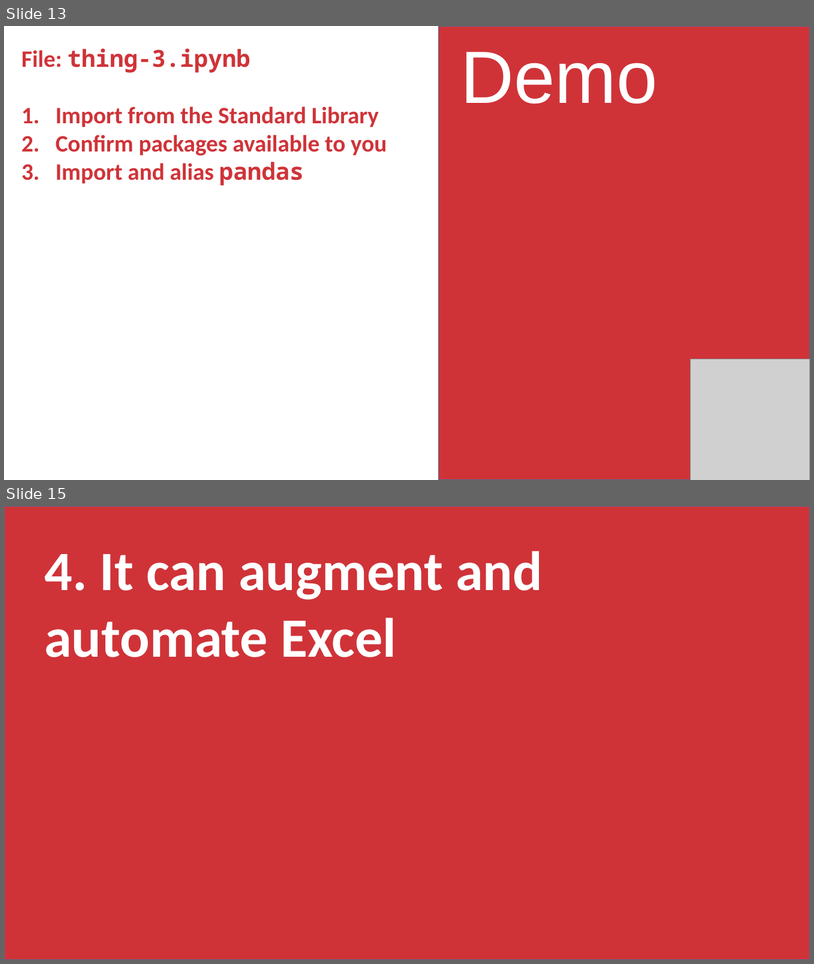
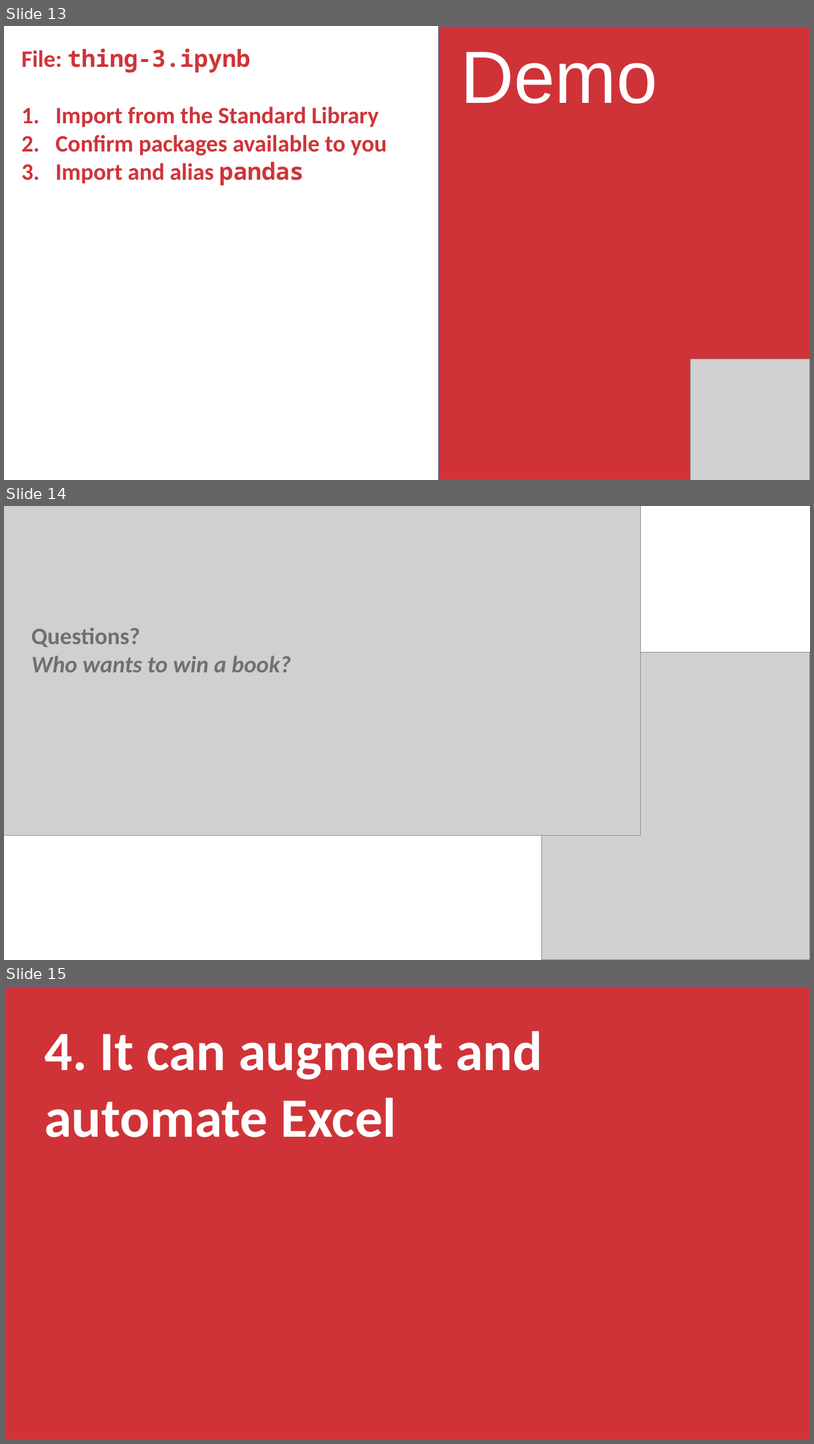
Before and after one commit to stringfestdata/python-for-excel-users-crash-course, a slide deck: python-excel-users-crash-course.pptx. Shown one above the other, each under a label of ours: slides 13 and 15 before the commit, slides 13, 14 and 15 after it; the slides between them are not shown. The pictures are 814x964 and 814x1444 pixels, drawn with LibreOffice and Linux fonts; fonts in the diff are those of the drawing; grey boxes stand for pictures. Boxes give left, top, right and bottom in pixels: in the first picture for what was removed or moved away, otherwise in the second. Text is boxed around its words. In the diff, an @@ line names an element or a change of style, - is before the commit and + after.

```diff
--- a/python-excel-users-crash-course.pptx
+++ b/python-excel-users-crash-course.pptx
@@ slide 14 added at <box>4,506,810,960</box>, background #FFFFFF @@
@@ picture added at <box>4,506,641,835</box> @@
@@ text added at <box>32,627,291,672</box>, 28 pt, text #707070, bold, italic @@
+Questions?
+Who wants to win a book?
@@ picture added at <box>542,652,810,960</box> @@
```
Also in this commit, not shown: 2 slides changed, 3 other slides added, 3 slides removed, 1 other file.
